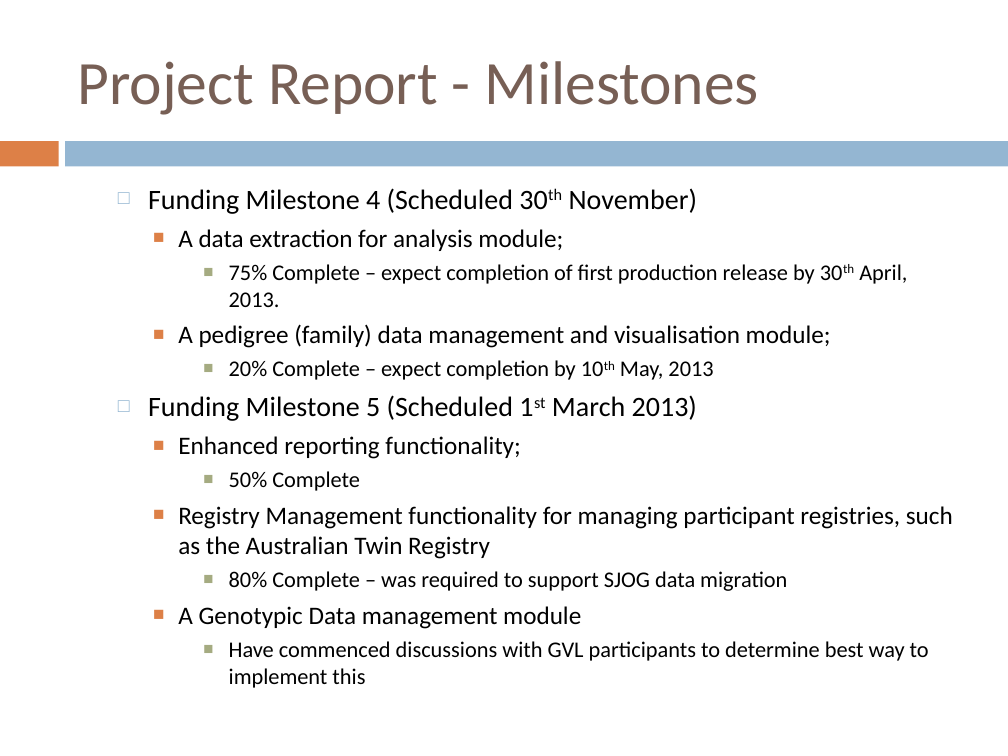
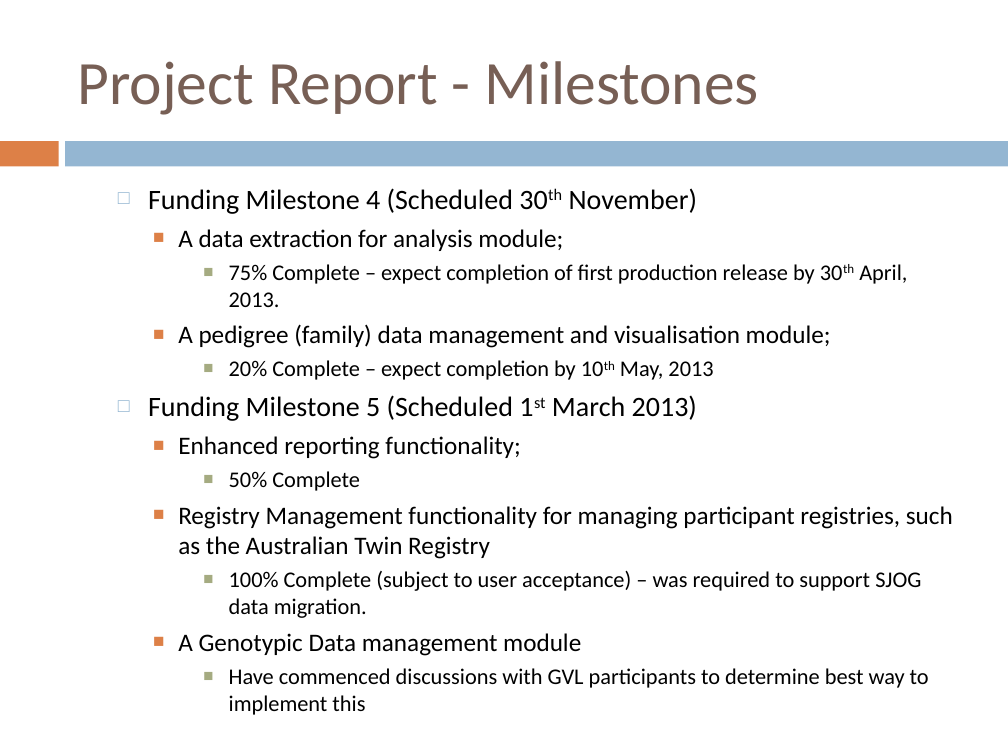
Before and after one commit to tranaweera/ark-informatics, a slide deck: slide 5 of ARK/trunk/usefulTools/TestFilesAndDocuments/steering committee/NeCTAR/Steering Committee Meetings/Steering Committee Meeting March_2013.pptx. Drawn at 1008x756 pixels with LibreOffice and Linux fonts; fonts in the diff are those of the drawing. Boxes give left, top, right and bottom in pixels: in the first picture for what was removed or moved away, otherwise in the second. Text is boxed around its words. In the diff, an @@ line names an element or a change of style, - is before the commit and + after.

```diff
--- a/ARK/trunk/usefulTools/TestFilesAndDocuments/steering committee/NeCTAR/Steering Committee Meetings/Steering Committee Meeting March_2013.pptx
+++ b/ARK/trunk/usefulTools/TestFilesAndDocuments/steering committee/NeCTAR/Steering Committee Meetings/Steering Committee Meeting March_2013.pptx
@@ text at bbox=[229, 571, 921, 618]: text changed @@
-      ■ 80% Complete – was required to support SJOG data migration
+      ■ 100% Complete (subject to user acceptance) – was required to support SJOG data migration.
```
Also in this commit, not shown: 2 other slides changed, 2 slides added.
